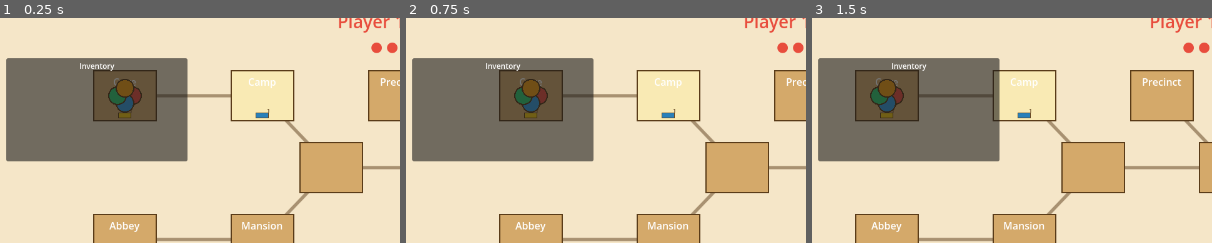
Above: before the commit, frames 1-3 (left to right).
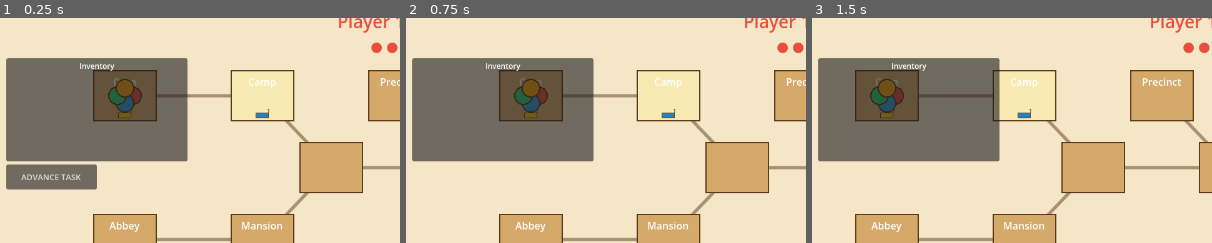
Above: after the commit, the same moments.

Repository: arlopurcell/horrified-board-game
Game: Godot game, scene res://scenes/Main.tscn
Two runs of this game, one before a commit and one after it. Both use one fixed random seed, a clock stepped at 60 frames per second and the inputs below. The project has no main scene, so this scene is started directly.
Inputs (mouse positions are % of the whole screen's width and height, from its top left):
- Up to frame 1 (0.25 s): no input
- Up to frame 2 (0.75 s): click "END TURN" at 0.5 s
- Up to frame 3 (1.5 s): tap Enter at 1.25 s; move the mouse to (12, 15) at 1.27 s; hold D from 1.28 s (still down); click (12, 15) at 1.42 s
The pictures show only the part of the screen within x 0-50%, y 4-54%; the shares and areas given below are measured in that part.

The runs differ from the first frame. In frame 1, 2.6% of the frame differs, in the area x 1-25%, y 64-77%; in frame 2, nothing differs; in frame 3, nothing differs.

Commit message:
feat: add Advance/Defeat buttons, item selection panel, and win screen to UI
Implement Task 8: Add AdvanceButton, DefeatButton, and GameWonLabel nodes to UI.tscn.
Wire up button handlers and item panel confirmation/cancellation in UI.gd.
Add support for displaying action buttons based on game state (can_advance, can_defeat).
Connect monster_defeated and game_won signals from GameManager.

Co-Authored-By: Claude Sonnet 4.6 <noreply@anthropic.com>

Diff:
--- a/scenes/UI.gd
+++ b/scenes/UI.gd
@@ -7,15 +7,30 @@
 @onready var monster_log: Label = $MonsterLog
 @onready var inventory_list: RichTextLabel = $InventoryPanel/InventoryList
 @onready var pickup_button: Button = $PickupButton
+@onready var advance_button: Button = $AdvanceButton
+@onready var defeat_button: Button = $DefeatButton
+@onready var game_won_label: Label = $GameWonLabel
 
+const ItemSelectionPanelScene := preload("res://scenes/ItemSelectionPanel.gd")
+
+var _item_panel: ItemSelectionPanel
+var _pending_action: String = ""
 
 func _ready() -> void:
 	end_turn_button.pressed.connect(_on_end_turn_pressed)
 	pickup_button.pressed.connect(_on_pickup_pressed)
+	advance_button.pressed.connect(_on_advance_pressed)
+	defeat_button.pressed.connect(_on_defeat_pressed)
 	GameManager.turn_changed.connect(_on_turn_changed)
 	GameManager.player_moved.connect(_on_player_moved)
 	GameManager.items_changed.connect(_on_items_changed)
+	GameManager.monster_defeated.connect(_on_monster_defeated)
+	GameManager.game_won.connect(_on_game_won)
 	MonsterManager.phase_completed.connect(_on_phase_completed)
+	_item_panel = ItemSelectionPanelScene.new()
+	add_child(_item_panel)
+	_item_panel.confirmed.connect(_on_item_panel_confirmed)
+	_item_panel.cancelled.connect(_on_item_panel_cancelled)
 
 func setup(player_list: Array[PlayerData]) -> void:
 	for child in player_roster.get_children():
@@ -33,9 +48,43 @@
 	end_turn_button.disabled = true
 	pickup_button.disabled = true
 	GameManager.end_turn()
+	_refresh_action_buttons()
 
 func _on_pickup_pressed() -> void:
 	GameManager.try_pickup()
+
+func _on_advance_pressed() -> void:
+	var active := GameManager.get_active_player()
+	if active == null:
+		return
+	var red_items: Array[ItemData] = []
+	for item in active.inventory:
+		if (item as ItemData).color == "red":
+			red_items.append(item as ItemData)
+	_pending_action = "advance"
+	_item_panel.open(red_items)
+
+func _on_defeat_pressed() -> void:
+	var active := GameManager.get_active_player()
+	if active == null:
+		return
+	var yellow_items: Array[ItemData] = []
+	for item in active.inventory:
+		if (item as ItemData).color == "yellow":
+			yellow_items.append(item as ItemData)
+	_pending_action = "defeat"
+	_item_panel.open(yellow_items)
+
+func _on_item_panel_confirmed(selected_items: Array[ItemData]) -> void:
+	if _pending_action == "advance":
+		GameManager.try_advance(selected_items)
+	elif _pending_action == "defeat":
+		GameManager.try_defeat(selected_items)
+	_pending_action = ""
+	_refresh_action_buttons()
+
+func _on_item_panel_cancelled() -> void:
+	_pending_action = ""
 
 func _on_turn_changed(_player_index: int) -> void:
 	end_turn_button.disabled = false
@@ -44,13 +93,25 @@
 func _on_player_moved(_player_index: int, _space_id: int) -> void:
 	_update_moves_indicator()
 	_refresh_pickup_button()
+	_refresh_action_buttons()
 
 func _on_items_changed() -> void:
 	_refresh_inventory()
 	_refresh_pickup_button()
+	_refresh_action_buttons()
 
 func _on_phase_completed(summary: String) -> void:
 	monster_log.text = summary
+
+func _on_monster_defeated(_monster_name: String) -> void:
+	_refresh_action_buttons()
+
+func _on_game_won() -> void:
+	game_won_label.visible = true
+
+func _refresh_action_buttons() -> void:
+	advance_button.visible = GameManager.can_advance()
+	defeat_button.visible = GameManager.can_defeat()
 
 func _refresh_turn_display() -> void:
 	var active := GameManager.get_active_player()
@@ -67,6 +128,7 @@
 	_update_moves_indicator()
 	_refresh_inventory()
 	_refresh_pickup_button()
+	_refresh_action_buttons()
 
 func _update_moves_indicator() -> void:
 	var active := GameManager.get_active_player()
--- a/scenes/UI.tscn
+++ b/scenes/UI.tscn
@@ -86,3 +86,36 @@
 offset_bottom = -10.0
 text = "END TURN"
 theme_override_font_sizes/font_size = 16
+
+[node name="AdvanceButton" type="Button" parent="."]
+offset_left = 10.0
+offset_top = 260.0
+offset_right = 155.0
+offset_bottom = 300.0
+text = "ADVANCE TASK"
+theme_override_font_sizes/font_size = 13
+visible = false
+
+[node name="DefeatButton" type="Button" parent="."]
+offset_left = 160.0
+offset_top = 260.0
+offset_right = 300.0
+offset_bottom = 300.0
+text = "DEFEAT MONSTER"
+theme_override_font_sizes/font_size = 13
+visible = false
+
+[node name="GameWonLabel" type="Label" parent="."]
+anchor_left = 0.5
+anchor_top = 0.5
+anchor_right = 0.5
+anchor_bottom = 0.5
+offset_left = -200.0
+offset_top = -50.0
+offset_right = 200.0
+offset_bottom = 50.0
+text = "You Win!"
+horizontal_alignment = 1
+vertical_alignment = 1
+theme_override_font_sizes/font_size = 64
+visible = false
